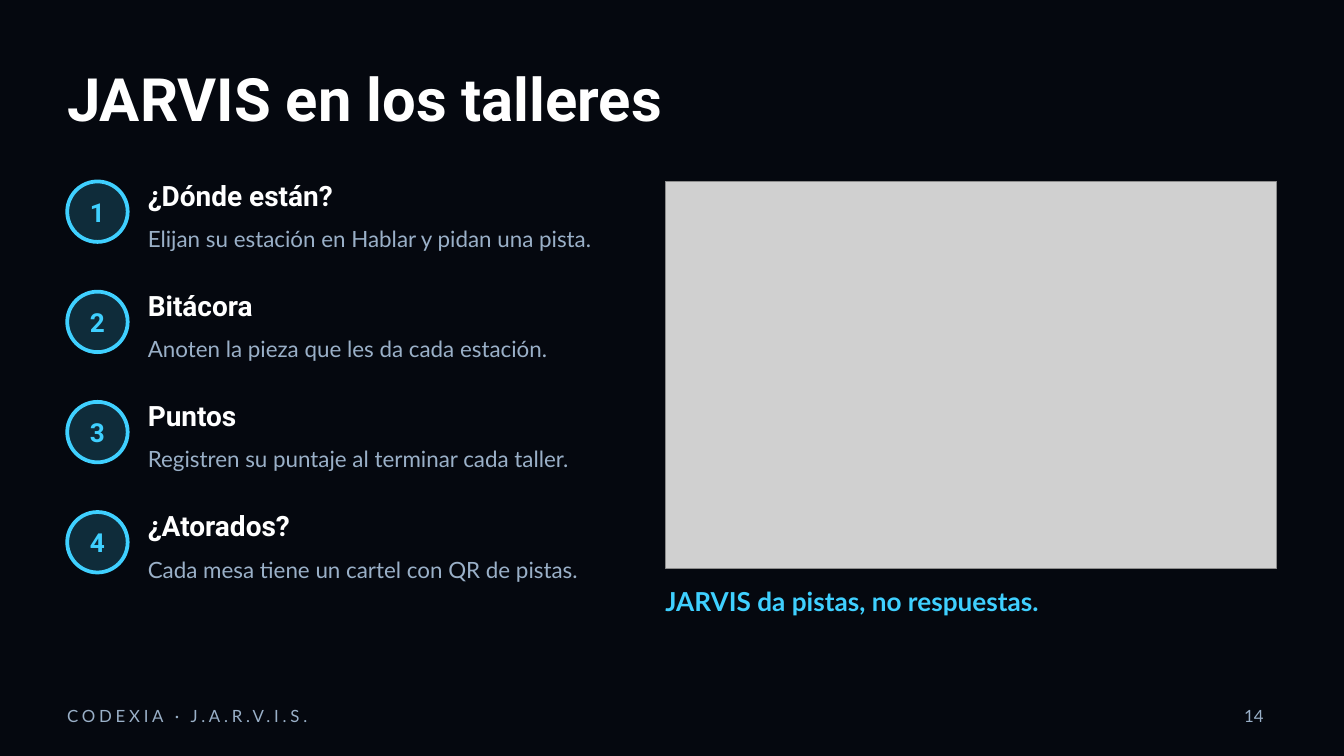
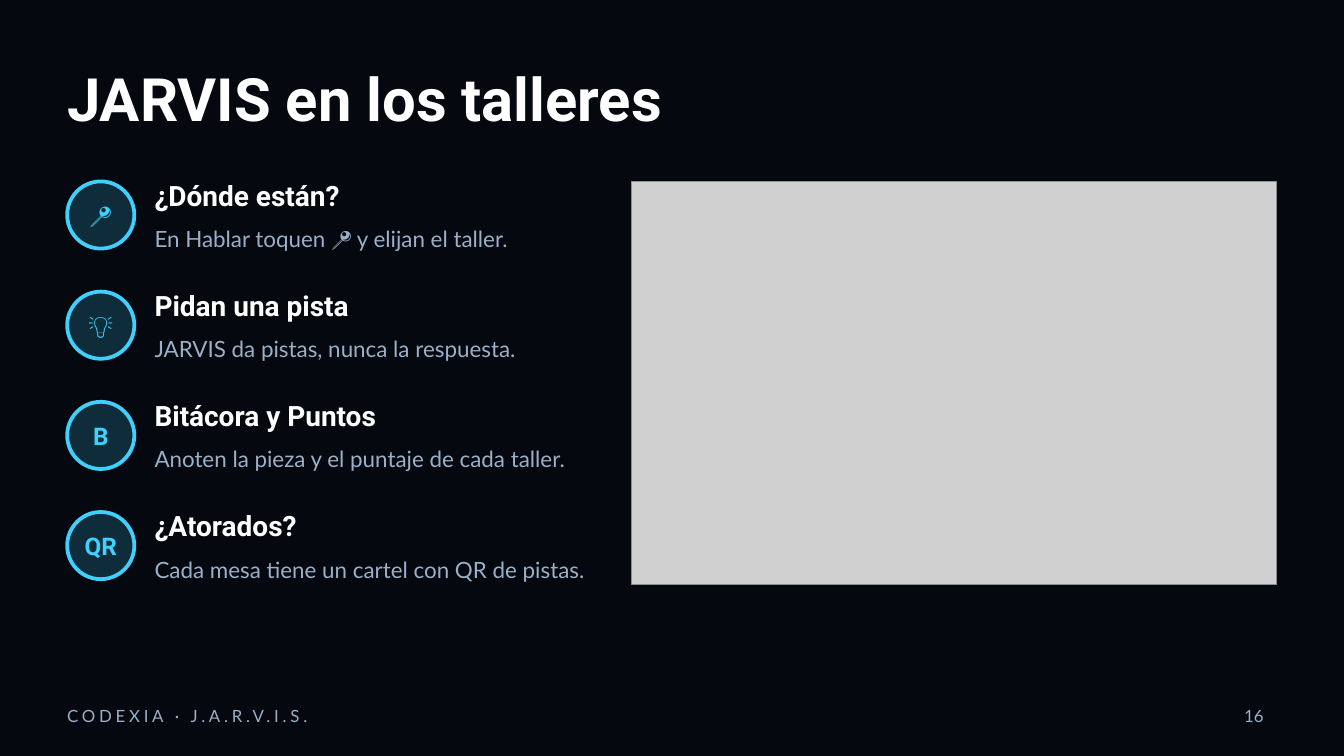
Before and after one commit to mparra37/jarvis-codexia, a slide deck: slide 16 of presentacion/JARVIS_taller_CODEXIA.pptx (slide 14 before the commit). Drawn at 1344x756 pixels with LibreOffice and Linux fonts; fonts in the diff are those of the drawing; grey boxes stand for pictures. Boxes give left, top, right and bottom in pixels: in the first picture for what was removed or moved away, otherwise in the second. Text is boxed around its words. In the diff, an @@ line names an element or a change of style, - is before the commit and + after.

```diff
--- a/presentacion/JARVIS_taller_CODEXIA.pptx
+++ b/presentacion/JARVIS_taller_CODEXIA.pptx
@@ text "¿Dónde están?": place and size @@
-text "¿Dónde están?" at box(148, 185, 333, 212)
+text "¿Dónde están?" at box(155, 185, 340, 212)
@@ ellipse: place and size @@
-ellipse at box(67, 181, 128, 242)
+ellipse at box(67, 181, 134, 249)
@@ text at box(90, 203, 105, 222): text changed; size 14 to 13 pt @@
-1
+📍
@@ picture: place and size @@
-picture at box(665, 181, 1277, 569)
+picture at box(632, 181, 1277, 585)
@@ text at box(155, 230, 508, 251): text changed @@
-Elijan su estación en Hablar y pidan una pista.
+En Hablar toquen 📍 y elijan el taller.
@@ ellipse: place and size @@
-ellipse at box(67, 292, 128, 352)
+ellipse at box(67, 292, 134, 359)
@@ text at box(155, 295, 349, 322): text changed @@
-Bitácora
+Pidan una pista
@@ text at box(90, 313, 105, 332): text changed; size 14 to 13 pt @@
-2
+💡
@@ text at box(155, 340, 515, 361): text changed @@
-Anoten la pieza que les da cada estación.
+JARVIS da pistas, nunca la respuesta.
@@ ellipse: place and size @@
-ellipse at box(67, 402, 128, 462)
+ellipse at box(67, 402, 134, 469)
@@ text at box(155, 405, 376, 432): text changed @@
-Puntos
+Bitácora y Puntos
@@ text at box(93, 427, 108, 445): text changed; size 14 to 13 pt @@
-3
+B
@@ text at box(155, 450, 565, 471): text changed @@
-Registren su puntaje al terminar cada taller.
+Anoten la pieza y el puntaje de cada taller.
@@ text "¿Atorados?": place and size @@
-text "¿Atorados?" at box(148, 515, 290, 542)
+text "¿Atorados?" at box(155, 515, 297, 542)
@@ ellipse: place and size @@
-ellipse at box(67, 512, 128, 573)
+ellipse at box(67, 512, 134, 579)
@@ text at box(85, 537, 117, 558): text changed; size 14 to 13 pt @@
-4
+QR
@@ text "Cada mesa tiene un cartel ...": place and size @@
-text "Cada mesa tiene un cartel ..." at box(148, 561, 578, 582)
+text "Cada mesa tiene un cartel ..." at box(155, 561, 585, 582)
@@ text removed at box(665, 591, 1039, 616) @@
-JARVIS da pistas, no respuestas.
@@ page number at box(1244, 710, 1264, 722): text changed @@
-14
+16
```
Also in this commit, not shown: 4 other slides changed, 7 slides added, 5 slides removed, 22 other files.
